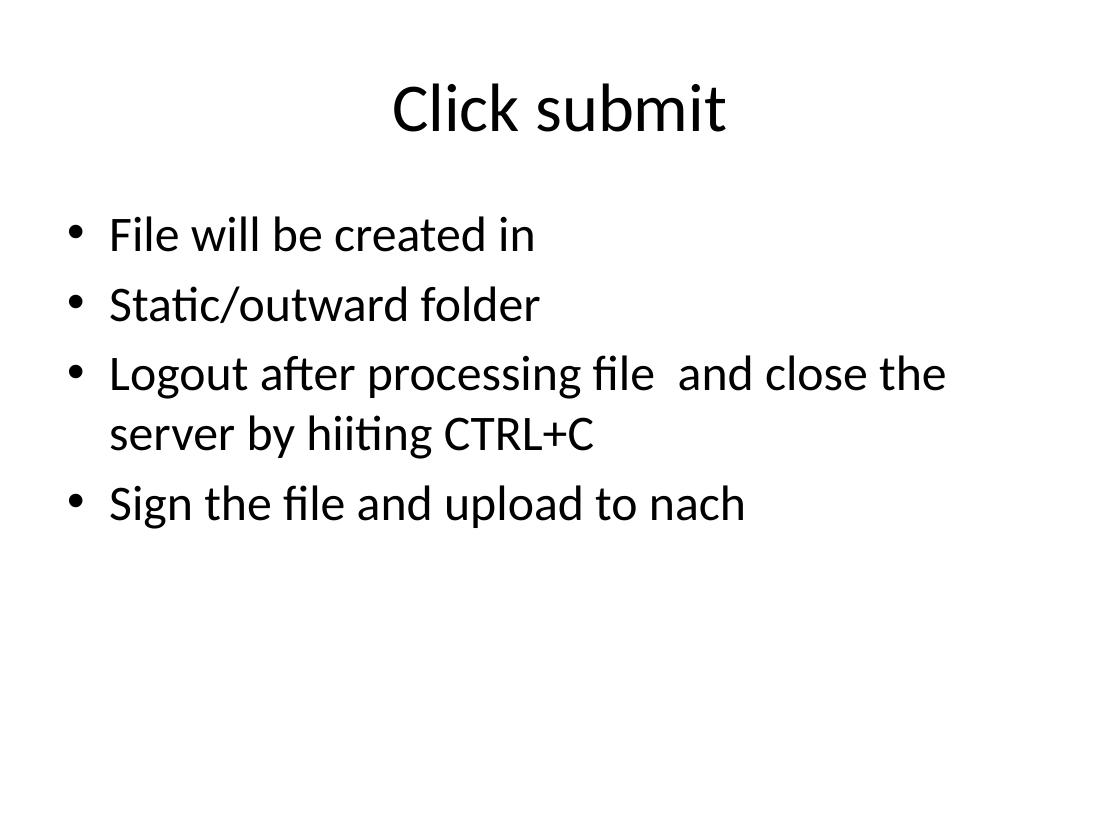
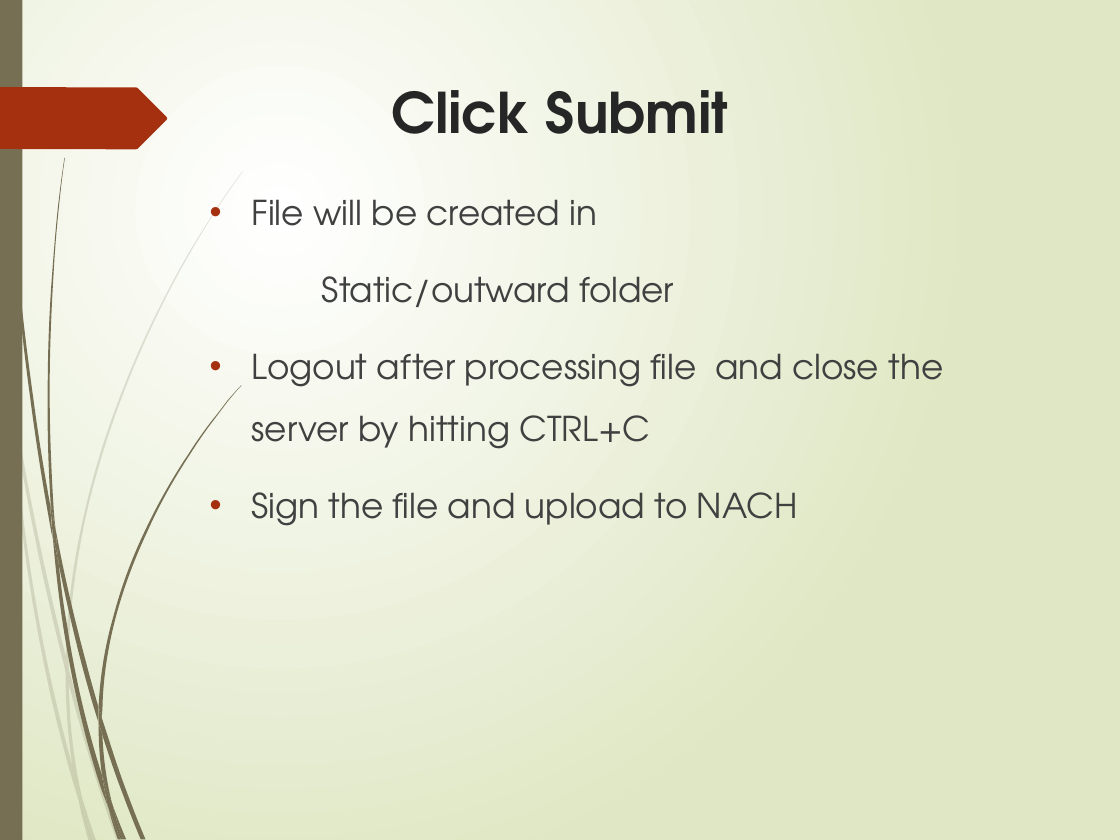
Before and after one commit to amitcharaya/CBDTWEB, a slide deck: slide 22 of CBDT ON NACH.pptx (slide 23 before the commit). Drawn at 1120x840 pixels with LibreOffice and Linux fonts; fonts in the diff are those of the drawing. Boxes give left, top, right and bottom in pixels: in the first picture for what was removed or moved away, otherwise in the second. Text is boxed around its words. In the diff, an @@ line names an element or a change of style, - is before the commit and + after.

```diff
--- a/CBDT ON NACH.pptx
+++ b/CBDT ON NACH.pptx
@@ background #FFFFFF to gradient #FFFFFF to #DFE8C4 @@
@@ rectangle added at [0, 0, 22, 840], fill #766F54 @@
@@ title "Click Submit" at [391, 90, 729, 134]: vertical alignment middle to top @@
@@ freeform shape added at [0, 87, 167, 150], fill #A53010 @@
@@ title at [391, 90, 729, 134]: text changed; size 44 to 36 pt; font Calibri to TeX Gyre Adventor; text colour #000000 to #262626; bold on @@
-Click submit
+Click Submit
@@ text "File will be created in": place and size @@
-text "File will be created in" at [109, 216, 947, 529]
+text "File will be created in" at [252, 199, 944, 526]
@@ text at [252, 199, 674, 307]: size 32 to 22 pt, font Calibri to TeX Gyre Adventor, text colour #000000 to #404040 in "File will be created in", "Static/outward folder"; line spacing 1 to 1.5; more space between paragraphs; bullet • to none @@
@@ text at [252, 353, 944, 526]: text changed; size 32 to 22 pt; font Calibri to TeX Gyre Adventor; text colour #000000 to #404040 @@
-• Logout after processing file and close the server by hiiting CTRL+C
-• Sign the file and upload to nach
+• Logout after processing file and close the server by hitting CTRL+C
+• Sign the file and upload to NACH
@@ group added at [0, 171, 243, 840]: 10 freeform shapes @@
@@ group added at [2, 0, 242, 840]: 12 freeform shapes @@
```
Also in this commit, not shown: 12 other slides changed, 10 slides added, 10 slides removed, 4 other files.
